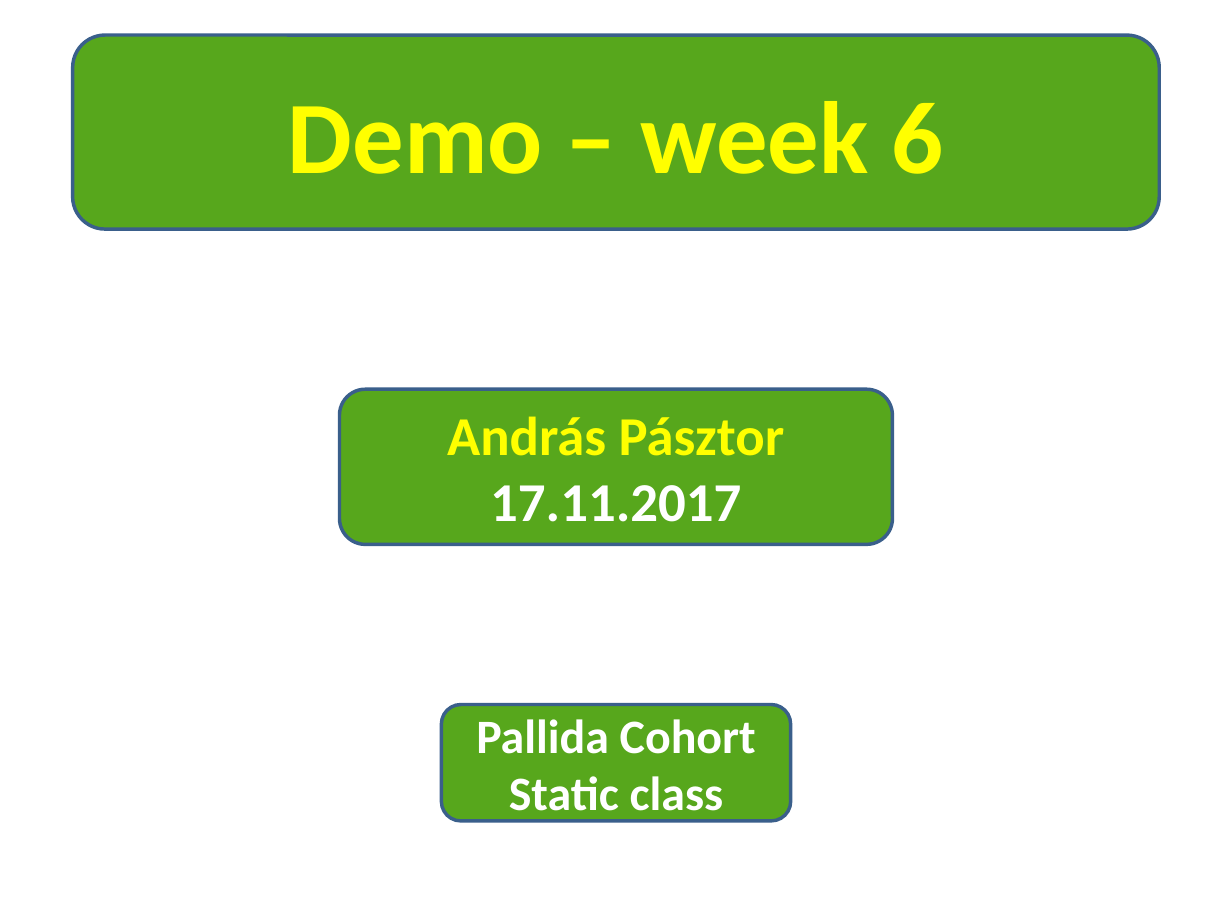
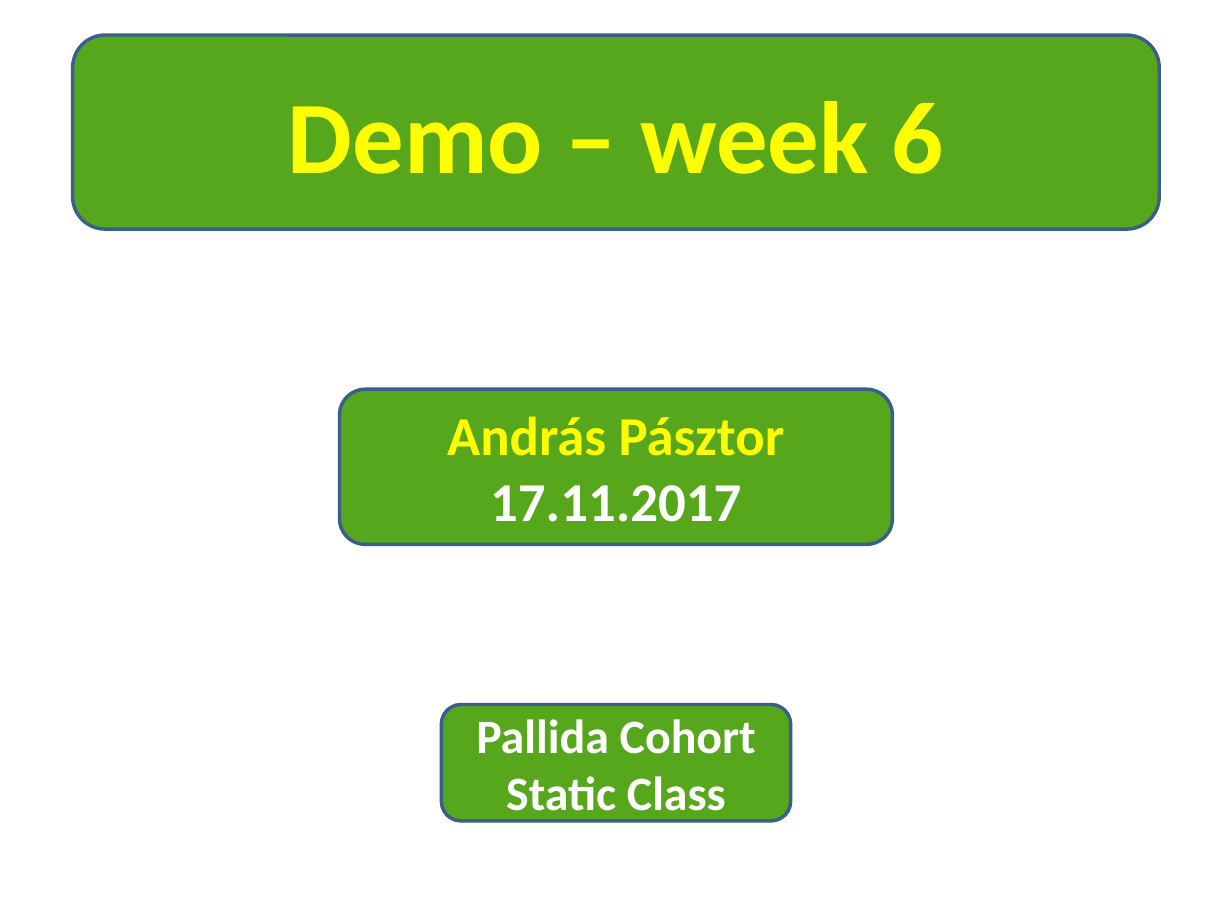
Before and after one commit to green-fox-academy/paff-tm, a slide deck: slide 1 of week-06/day-5/w6demo.pptx. Drawn at 1232x924 pixels with LibreOffice and Linux fonts; fonts in the diff are those of the drawing. Boxes give left, top, right and bottom in pixels: in the first picture for what was removed or moved away, otherwise in the second. Text is boxed around its words. In the diff, an @@ line names an element or a change of style, - is before the commit and + after.

```diff
--- a/week-06/day-5/w6demo.pptx
+++ b/week-06/day-5/w6demo.pptx
@@ text in rounded rectangle at <box>506,776,726,822</box>: text changed @@
-Static class
+Static Class
```
Also in this commit, not shown: 1 other slide changed.
